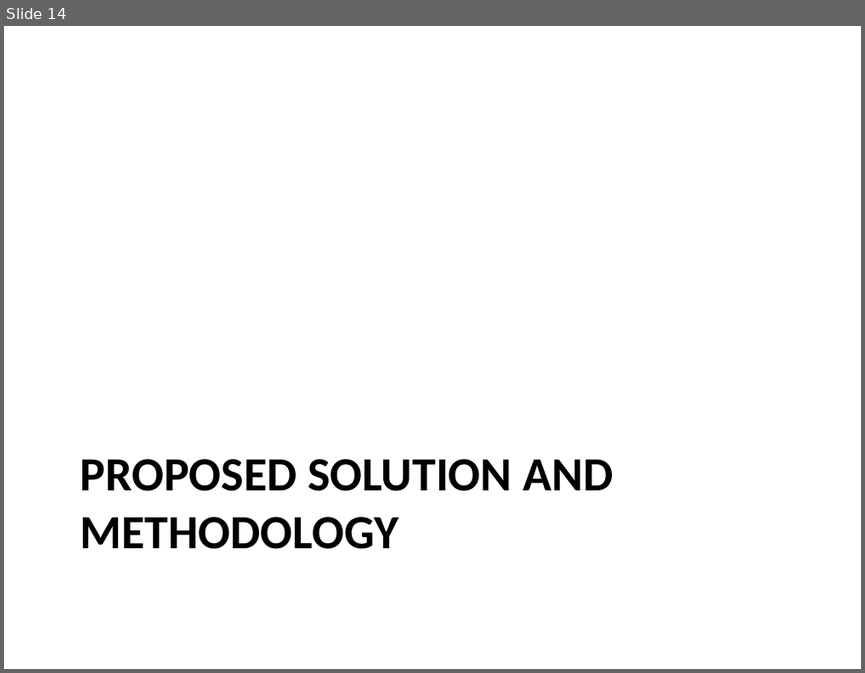
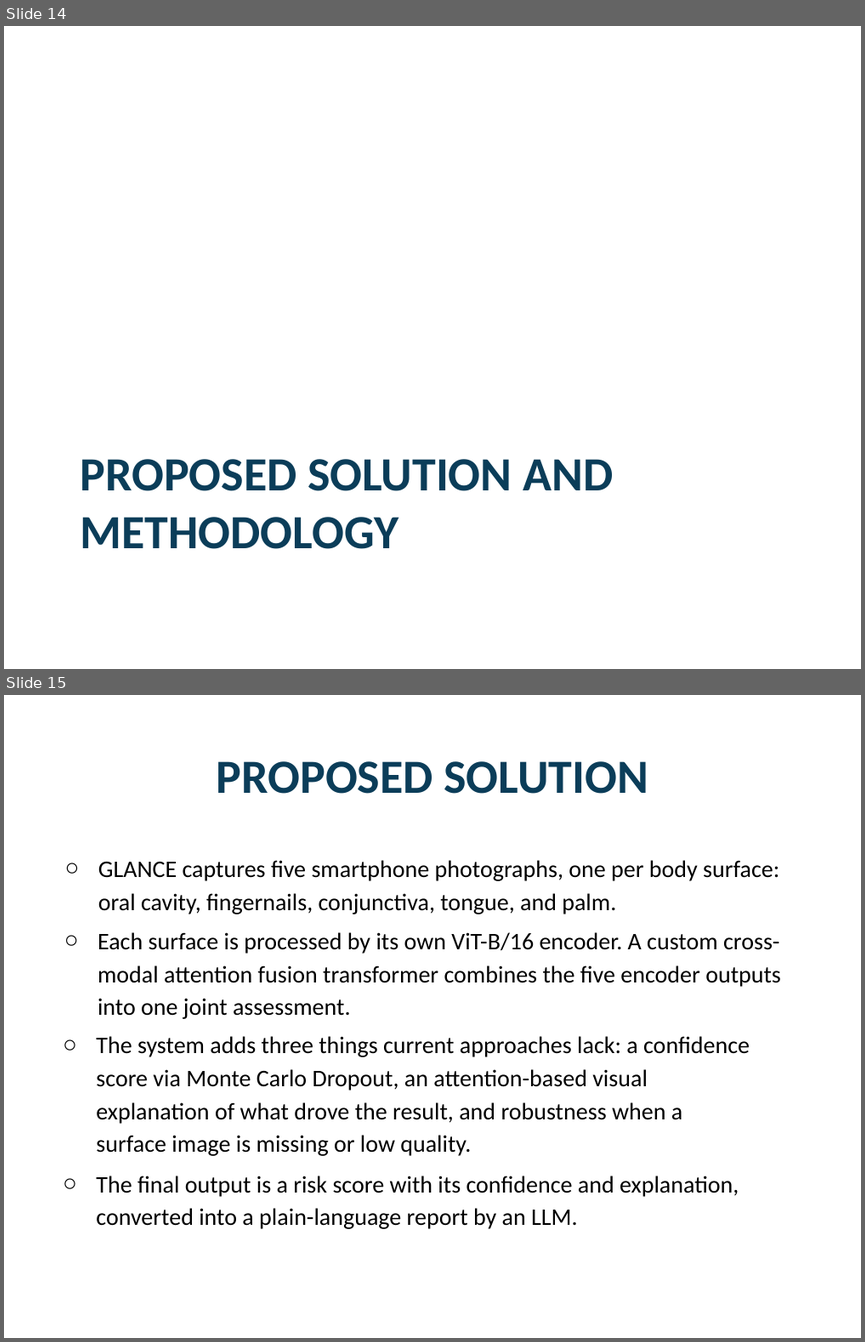
Before and after one commit to Jaffar-Kazmi/BodyScan, a slide deck: docs/proposal/slides.pptx. Shown one above the other, each under a label of ours: slide 14 before the commit, slides 14 and 15 after it. The pictures are 865x673 and 865x1342 pixels, drawn with LibreOffice and Linux fonts; fonts in the diff are those of the drawing; background and template pictures are left out. Boxes give left, top, right and bottom in pixels: in the first picture for what was removed or moved away, otherwise in the second. Text is boxed around its words. In the diff, an @@ line names an element or a change of style, - is before the commit and + after.

```diff
--- a/docs/proposal/slides.pptx
+++ b/docs/proposal/slides.pptx
@@ slide 15 added at (4,695,861,1338), background picture (left out) @@
@@ title added at (216,761,648,794), 40 pt, text #0B3D59, bold @@
+PROPOSED SOLUTION
@@ text added at (98,860,779,914), 20 pt, text #000000 @@
+○ GLANCE captures five smartphone photographs, one per body surface: oral cavity, fingernails, conjunctiva, tongue, and palm.
@@ text added at (98,932,781,1019), 20 pt, text #000000 @@
+○ Each surface is processed by its own ViT-B/16 encoder. A custom cross-modal attention fusion transformer combines the five encoder outputs into one joint assessment.
@@ text added at (96,1036,749,1156), 20 pt, text #000000 @@
+○ The system adds three things current approaches lack: a confidence score via Monte Carlo Dropout, an attention-based visual explanation of what drove the result, and robustness when a surface image is missing or low quality.
@@ text added at (96,1175,738,1229), 20 pt, text #000000 @@
+○ The final output is a risk score with its confidence and explanation, converted into a plain-language report by an LLM.
@@ slide 14 changed as well @@
@@ title "PROPOSED SOLUTION AND METHODOLOGY" at (80,459,613,549): text colour #000000 to #0B3D59 @@
```
Also in this commit, not shown: 13 other slides changed, 8 other slides added, 5 slides removed.
